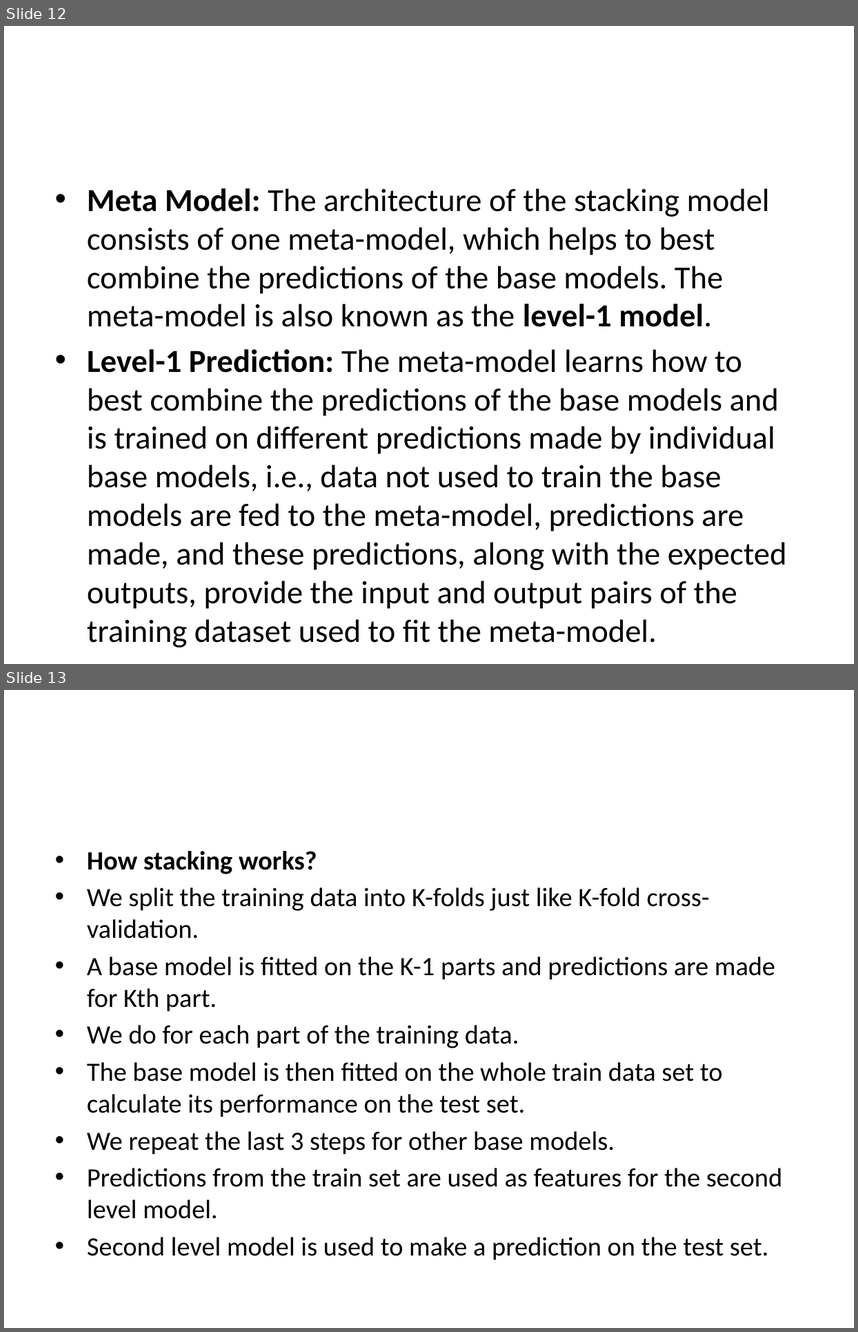
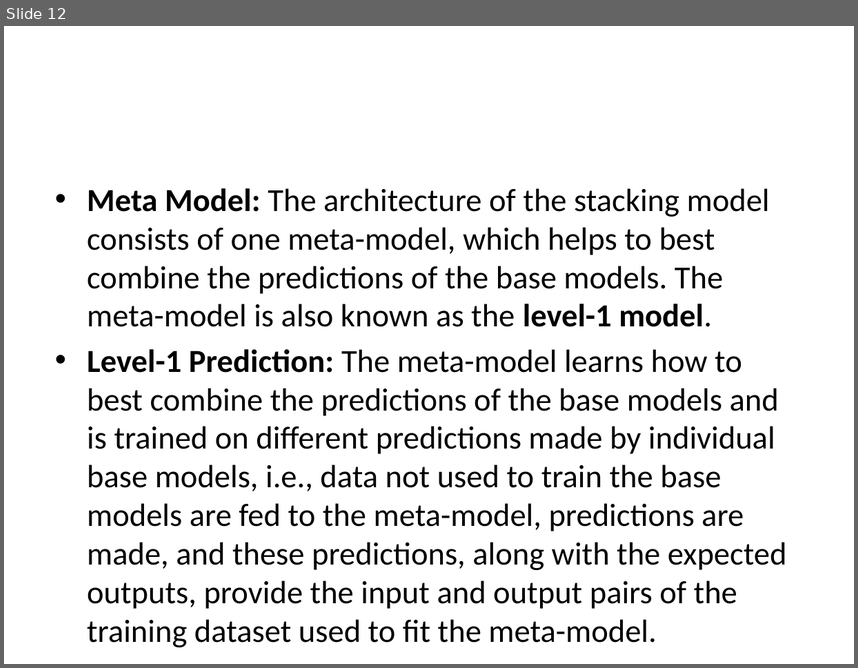
Before and after one commit to devipriyak/Machine-Learning-AI_ML-21-BAtch-V-sem, a slide deck: Ensemble Learning.pptx. Shown one above the other, each under a label of ours: slides 12 and 13 before the commit, slide 12 after it. The pictures are 858x1332 and 858x668 pixels, drawn with LibreOffice and Linux fonts; fonts in the diff are those of the drawing. Boxes give left, top, right and bottom in pixels: in the first picture for what was removed or moved away, otherwise in the second. Text is boxed around its words. In the diff, an @@ line names an element or a change of style, - is before the commit and + after.

```diff
--- a/Ensemble Learning.pptx
+++ b/Ensemble Learning.pptx
@@ slide 13 removed at box(4, 690, 854, 1328), background #FFFFFF @@
@@ text removed at box(87, 851, 782, 1260) @@
-• How stacking works?
-• We split the training data into K-folds just like K-fold cross-validation.
-• A base model is fitted on the K-1 parts and predictions are made for Kth part.
-• We do for each part of the training data.
-• The base model is then fitted on the whole train data set to calculate its performance on the test set.
-• We repeat the last 3 steps for other base models.
-• Predictions from the train set are used as features for the second level model.
-• Second level model is used to make a prediction on the test set.
```
Also in this commit, not shown: 1 slide changed, 9 slides added.
